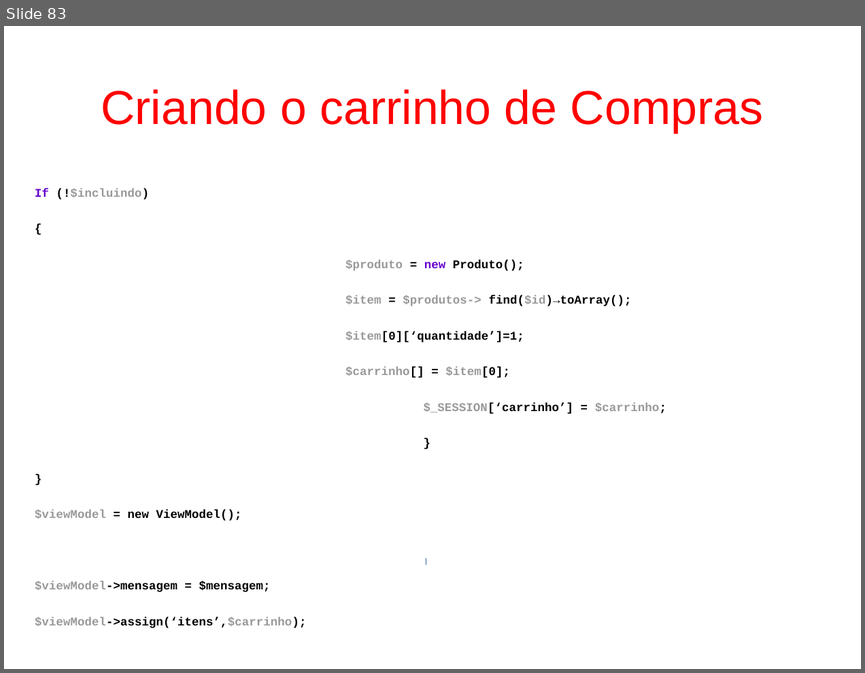
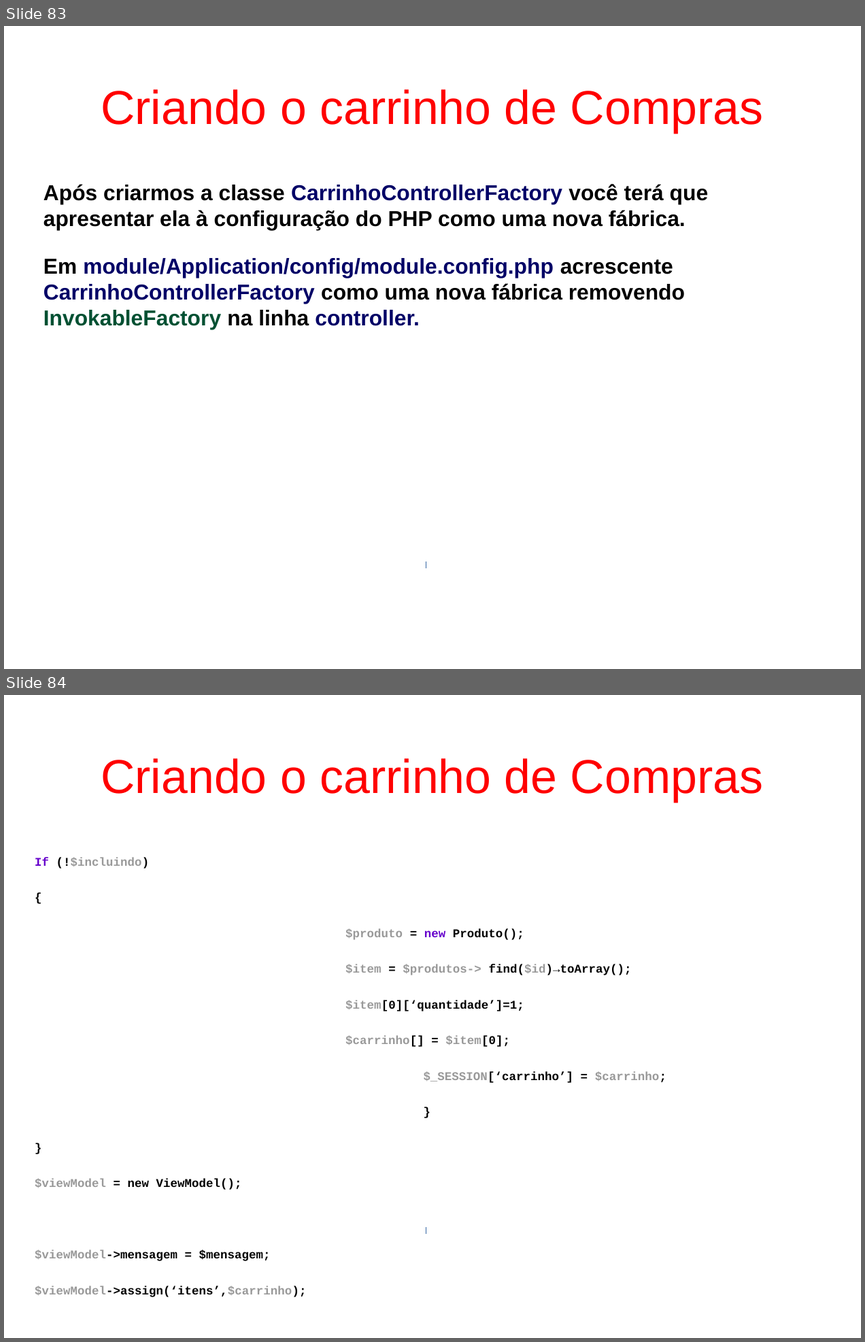
Before and after one commit to fgsl/lojasacme, a slide deck: docs/tutorial.odp. Shown one above the other, each under a label of ours: slide 83 before the commit, slides 83 and 84 after it. The pictures are 865x673 and 865x1342 pixels, drawn with LibreOffice and Linux fonts; fonts in the diff are those of the drawing. Boxes give left, top, right and bottom in pixels: in the first picture for what was removed or moved away, otherwise in the second. Text is boxed around its words. In the diff, an @@ line names an element or a change of style, - is before the commit and + after.

Commit message:
Criar CarrinhoControllerFactory #39

```diff
--- a/docs/tutorial.odp
+++ b/docs/tutorial.odp
@@ slide 83 added at bbox=[4, 26, 861, 669], background #FFFFFF @@
@@ title added at bbox=[101, 89, 763, 133], 44 pt, text #FF0000 @@
+Criando o carrinho de Compras
@@ text added at bbox=[43, 184, 708, 329], 20 pt, text #000000, bold @@
+Após criarmos a classe CarrinhoControllerFactory você terá que apresentar ela à configuração do PHP como uma nova fábrica.
+Em module/Application/config/module.config.php acrescente CarrinhoControllerFactory como uma nova fábrica removendo InvokableFactory na linha controller.
@@ rectangle added at bbox=[426, 562, 426, 568], fill #729FCF, outline #3465A4 0 pt @@
@@ what was slide 83 is now slide 84 @@
```
Also in this commit, not shown: 1 slide changed, 1 other slide added, 1 slide removed, 3 other files.
